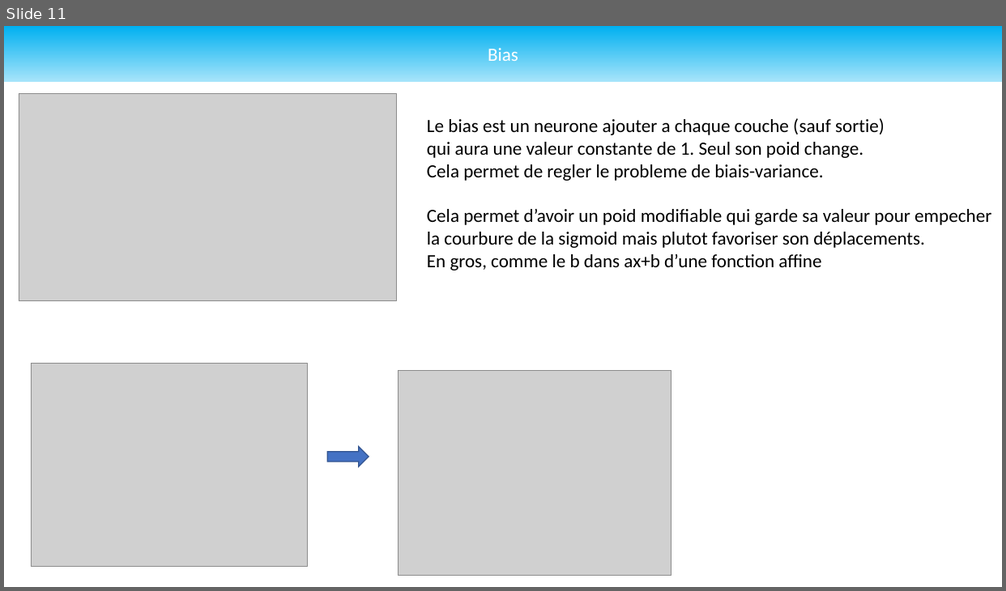
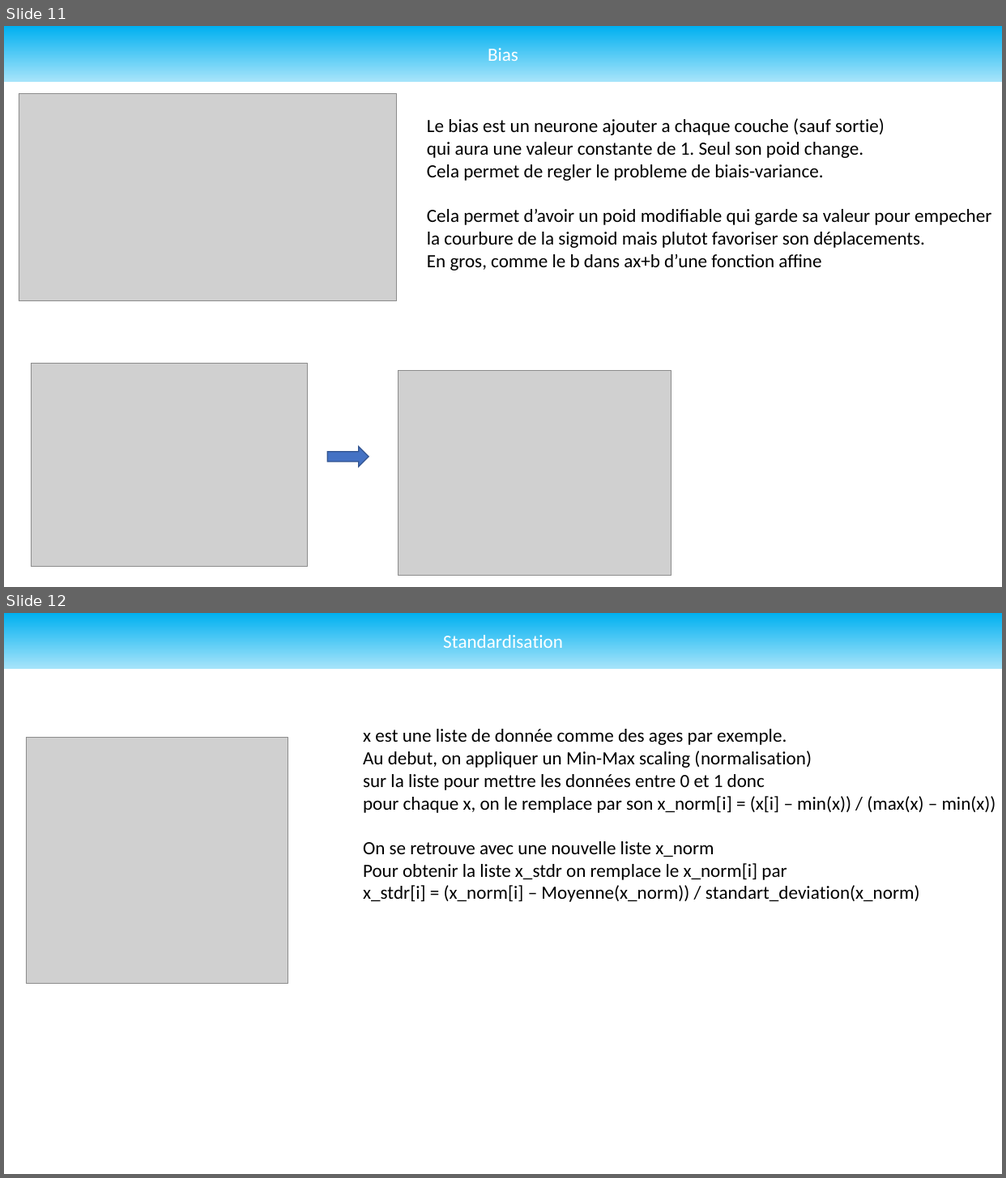
Before and after one commit to Undefined-Team/ProtoDeep-old, a slide deck: Docs/Draft/Draft_Struct.pptx. Shown one above the other, each under a label of ours: slide 11 before the commit, slides 11 and 12 after it. The pictures are 1006x591 and 1006x1178 pixels, drawn with LibreOffice and Linux fonts; fonts in the diff are those of the drawing; grey boxes stand for pictures. Boxes give left, top, right and bottom in pixels: in the first picture for what was removed or moved away, otherwise in the second. Text is boxed around its words. In the diff, an @@ line names an element or a change of style, - is before the commit and + after.

```diff
--- a/Docs/Draft/Draft_Struct.pptx
+++ b/Docs/Draft/Draft_Struct.pptx
@@ slide 12 added at (4, 613, 1002, 1174), background #FFFFFF @@
@@ rectangle added at (4, 613, 1002, 668), fill gradient #00B0F0 to #A6E4FA, 18 pt, text #FFFFFF @@
+Standardisation
@@ text added at (363, 729, 996, 902), 18 pt, text #000000 @@
+x est une liste de donnée comme des ages par exemple.
+Au debut, on appliquer un Min-Max scaling (normalisation)
+sur la liste pour mettre les données entre 0 et 1 donc
+pour chaque x, on le remplace par son x_norm[i] = (x[i] – min(x)) / (max(x) – min(x))
+On se retrouve avec une nouvelle liste x_norm
+Pour obtenir la liste x_stdr on remplace le x_norm[i] par
+x_stdr[i] = (x_norm[i] – Moyenne(x_norm)) / standart_deviation(x_norm)
@@ picture added at (27, 737, 288, 983) @@
```
Also in this commit, not shown: 6 other files.
